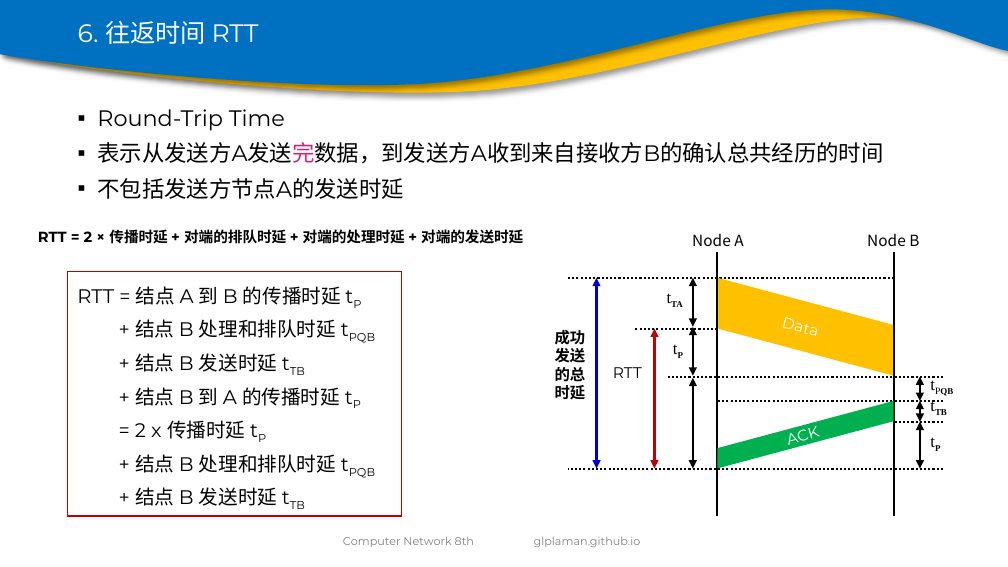
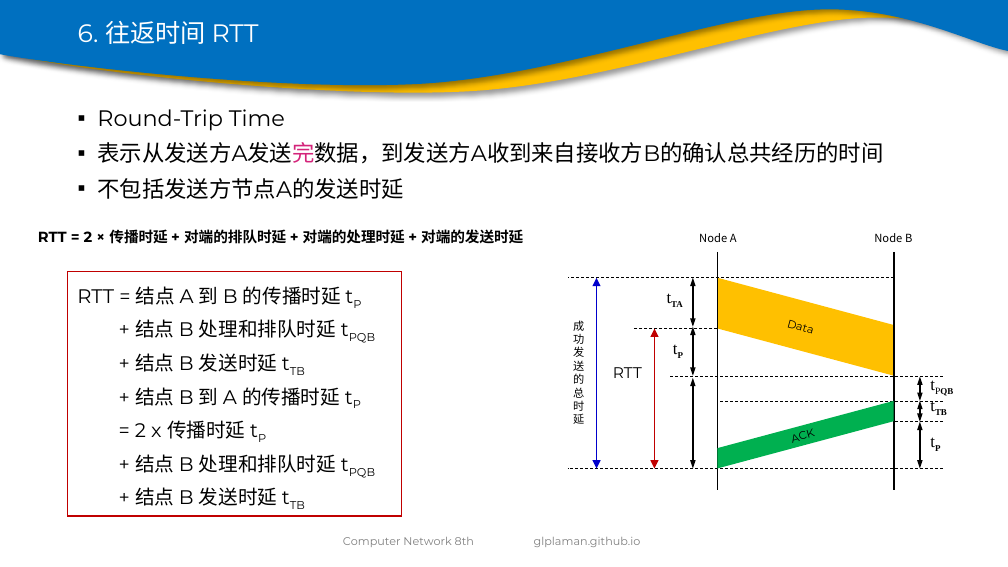
Before and after one commit to glplaman/glplaman.github.io, a slide deck: slide 85 of network/ppt/chap1.pptx. Drawn at 1008x567 pixels with LibreOffice and Linux fonts; fonts in the diff are those of the drawing; background and template pictures are left out. Boxes give left, top, right and bottom in pixels: in the first picture for what was removed or moved away, otherwise in the second. Text is boxed around its words. In the diff, an @@ line names an element or a change of style, - is before the commit and + after.

```diff
--- a/network/ppt/chap1.pptx
+++ b/network/ppt/chap1.pptx
@@ text "Node A" at (699,233,737,242): size 11 to 8 pt @@
@@ text "Node A": place and size @@
-text "Node A" at (692,233,743,246)
+text "Node A" at (699,233,737,242)
@@ text "Node B": place and size @@
-text "Node B" at (867,233,919,246)
+text "Node B" at (874,233,912,242)
@@ text "Node B" at (874,233,912,242): size 11 to 8 pt @@
@@ line moved from (718, 252) - (718, 516) to (718, 252) - (718, 490) @@
@@ line (718, 252) - (718, 490): stroke #000000 1.5 pt to #000000 1 pt @@
@@ line moved from (894, 252) - (894, 516) to (894, 252) - (894, 490) @@
@@ line (894, 252) - (894, 490): stroke #000000 1.5 pt to #000000 1 pt @@
@@ line (894, 278) - (568, 278): stroke #000000 1.5 pt dashed to #000000 0.5 pt dashed @@
@@ text "成功发送的总时延": place and size @@
-text "成功发送的总时延" at (555,330,586,400)
+text "成功发送的总时延" at (573,320,584,424)
@@ text "成功发送的总时延" at (573,320,584,424): size 11 to 8 pt, bold off @@
@@ line (718, 329) - (634, 329): stroke #000000 1.5 pt dashed to #000000 0.5 pt dashed @@
@@ text "Data" at (775,309,827,344): size 11 to 8 pt, text colour #FFFFFF to #000000 @@
@@ line (942, 377) - (668, 377): stroke #000000 1.5 pt dashed to #000000 0.5 pt dashed @@
@@ line (942, 401) - (718, 401): stroke #000000 1.5 pt dashed to #000000 0.5 pt dashed @@
@@ text "ACK" at (792,428,815,446): size 11 to 8 pt, text colour #FFFFFF to #000000 @@
@@ line (942, 469) - (568, 469): stroke #000000 1.5 pt dashed to #000000 0.5 pt dashed @@
```
Also in this commit, not shown: 12 other slides changed, 13 other files.
